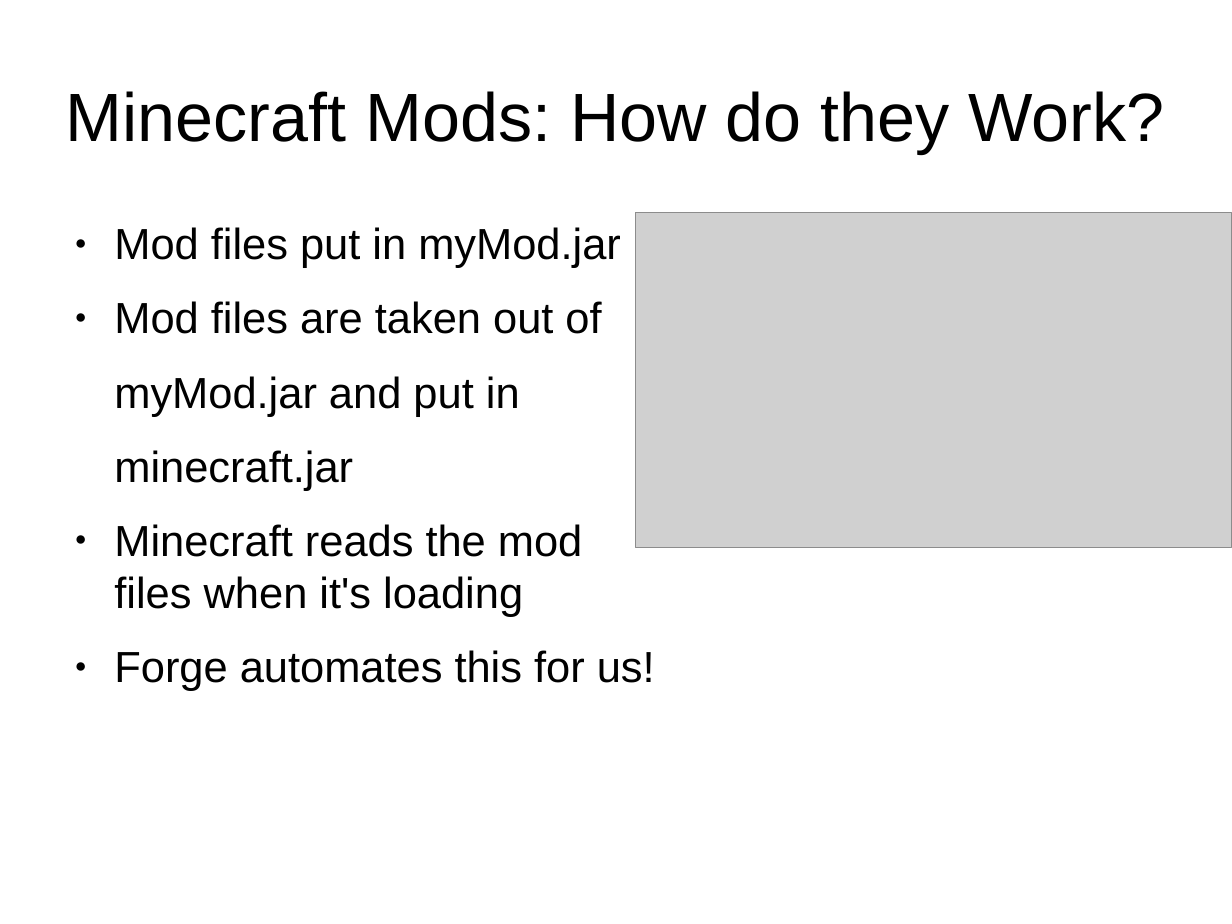
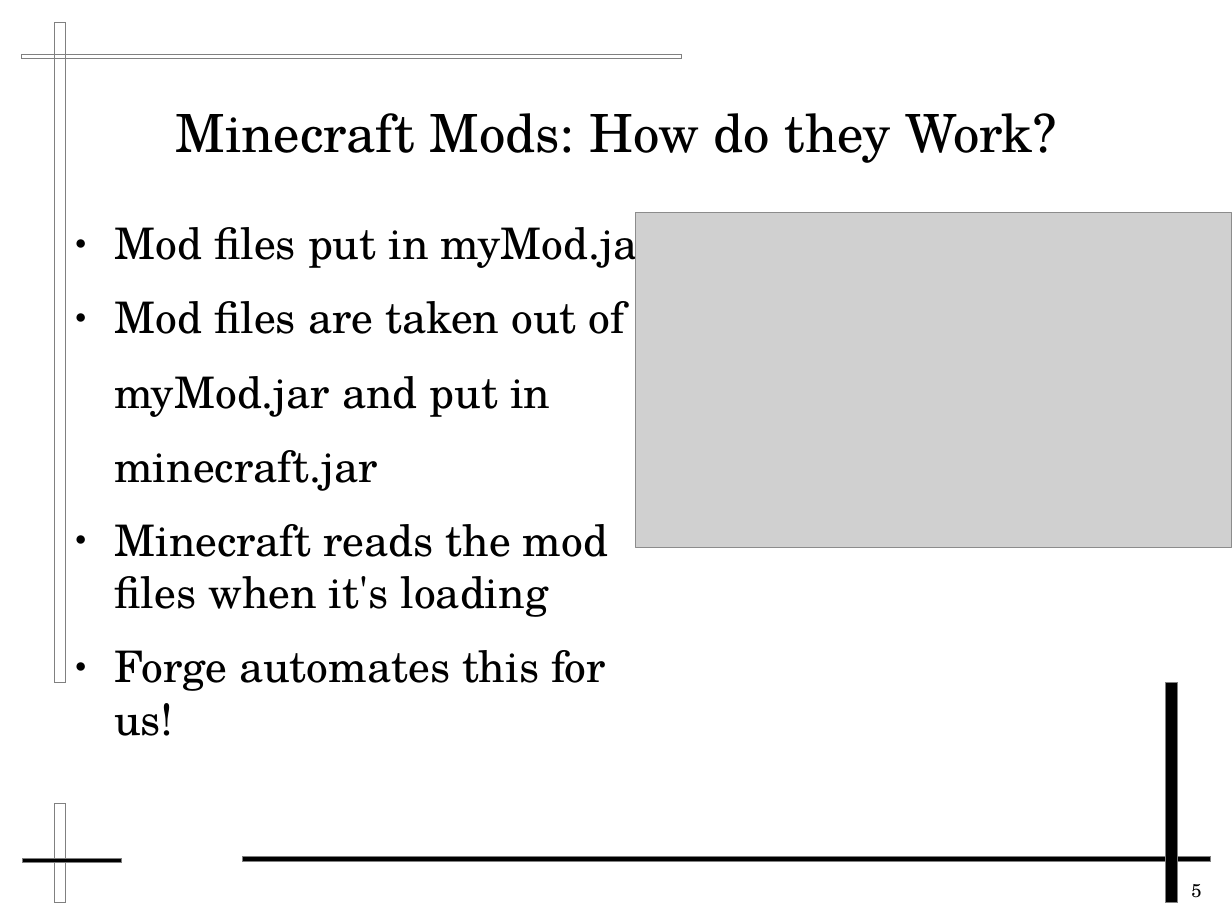
Before and after one commit to FredXCoders/HelloDojo, a slide deck: slide 5 of lessons/Java Classes and Variables.odp. Drawn at 1232x924 pixels with LibreOffice and Linux fonts; fonts in the diff are those of the drawing; grey boxes stand for pictures. Boxes give left, top, right and bottom in pixels: in the first picture for what was removed or moved away, otherwise in the second. Text is boxed around its words. In the diff, an @@ line names an element or a change of style, - is before the commit and + after.

```diff
--- a/lessons/Java Classes and Variables.odp
+++ b/lessons/Java Classes and Variables.odp
@@ rectangle added at <box>55,22,67,683</box>, outline #808080 0 pt @@
@@ rectangle added at <box>22,54,683,58</box>, outline #808080 0 pt @@
@@ title "Minecraft Mods: How do they ...": place and size @@
-title "Minecraft Mods: How do they ..." at <box>66,91,1164,153</box>
+title "Minecraft Mods: How do they ..." at <box>175,113,1056,163</box>
@@ title "Minecraft Mods: How do they ..." at <box>175,113,1056,163</box>: size 44 to 33.9 pt, font Arial to TeX Gyre Schola @@
@@ text "Mod files put in myMod.jar" at <box>114,216,657,736</box>: font Arial to TeX Gyre Schola @@
@@ rectangle added at <box>1166,683,1178,903</box>, fill #000000, outline #808080 0 pt @@
@@ rectangle added at <box>54,804,66,903</box>, outline #808080 0 pt @@
@@ rectangle added at <box>22,859,122,863</box>, fill #000000, outline #808080 0 pt @@
@@ rectangle added at <box>243,856,1211,861</box>, fill #000000, outline #808080 0 pt @@
@@ page number added at <box>1191,884,1201,898</box>, 12 pt, text #000000 @@
+5
```
Also in this commit, not shown: 9 other slides changed, 1 other file.
